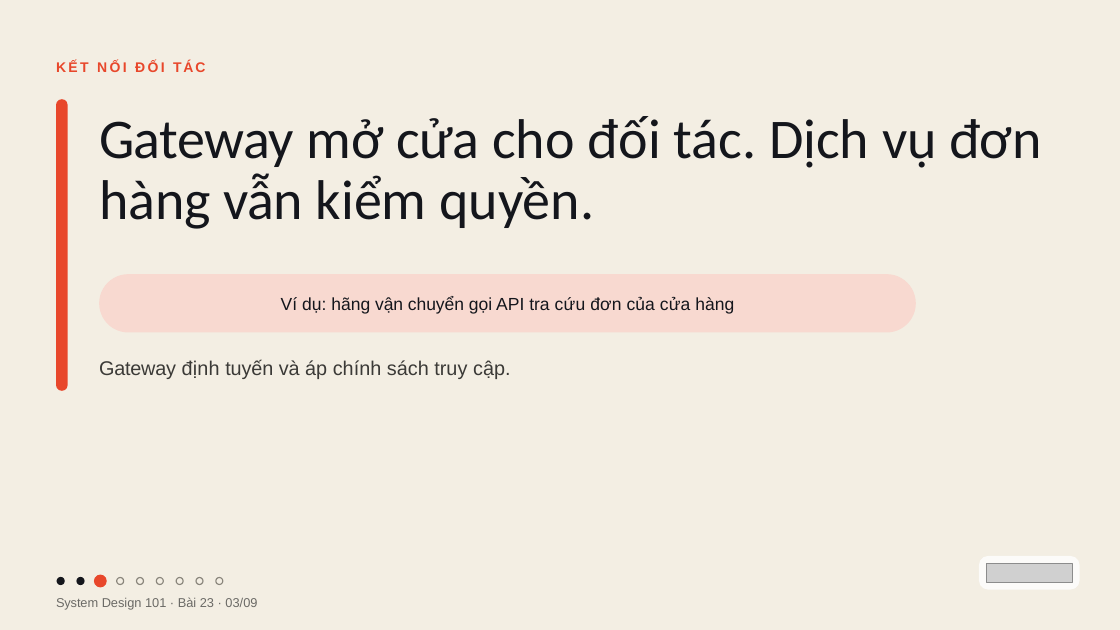
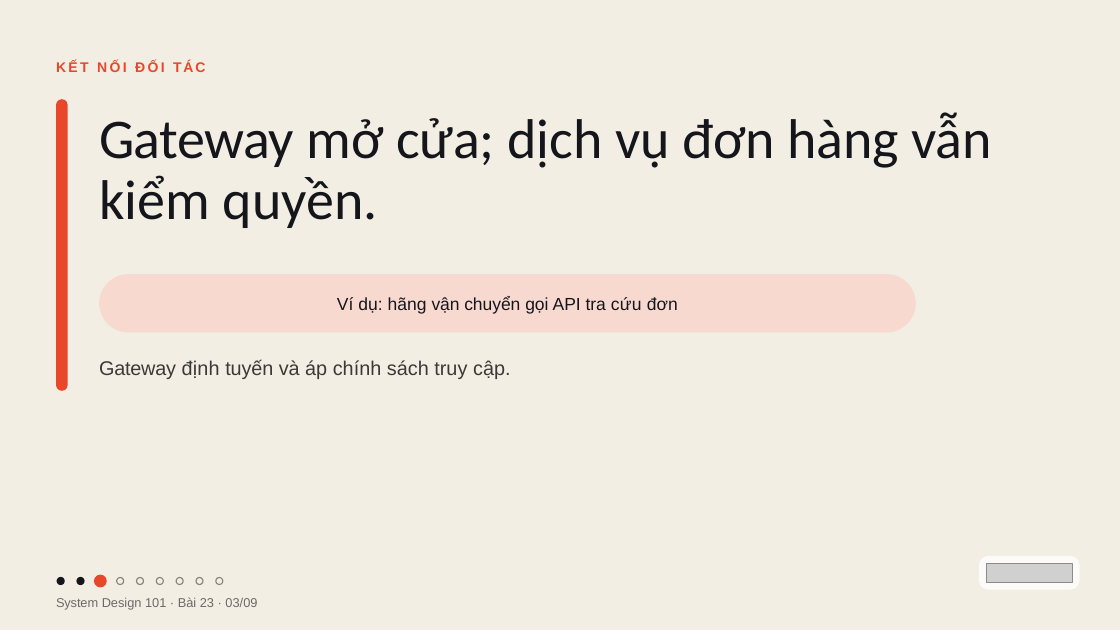
Before and after one commit to vohoailinh90/tool-marketing-studio, a slide deck: slide 3 of system-design-101/vi/lessons/sd-01-023/slides/sd-01-023.pptx. Drawn at 1120x630 pixels with LibreOffice and Linux fonts; fonts in the diff are those of the drawing; grey boxes stand for pictures. Boxes give left, top, right and bottom in pixels: in the first picture for what was removed or moved away, otherwise in the second. Text is boxed around its words. In the diff, an @@ line names an element or a change of style, - is before the commit and + after.

```diff
--- a/system-design-101/vi/lessons/sd-01-023/slides/sd-01-023.pptx
+++ b/system-design-101/vi/lessons/sd-01-023/slides/sd-01-023.pptx
@@ text at (x1=99, y1=112, x2=992, y2=228): text changed @@
-Gateway mở cửa cho đối tác. Dịch vụ đơn hàng vẫn kiểm quyền.
+Gateway mở cửa; dịch vụ đơn hàng vẫn kiểm quyền.
@@ text in rounded rectangle at (x1=337, y1=296, x2=678, y2=314): text changed @@
-Ví dụ: hãng vận chuyển gọi API tra cứu đơn của cửa hàng
+Ví dụ: hãng vận chuyển gọi API tra cứu đơn
```
Also in this commit, not shown: 5 other slides changed, 4 other files.
